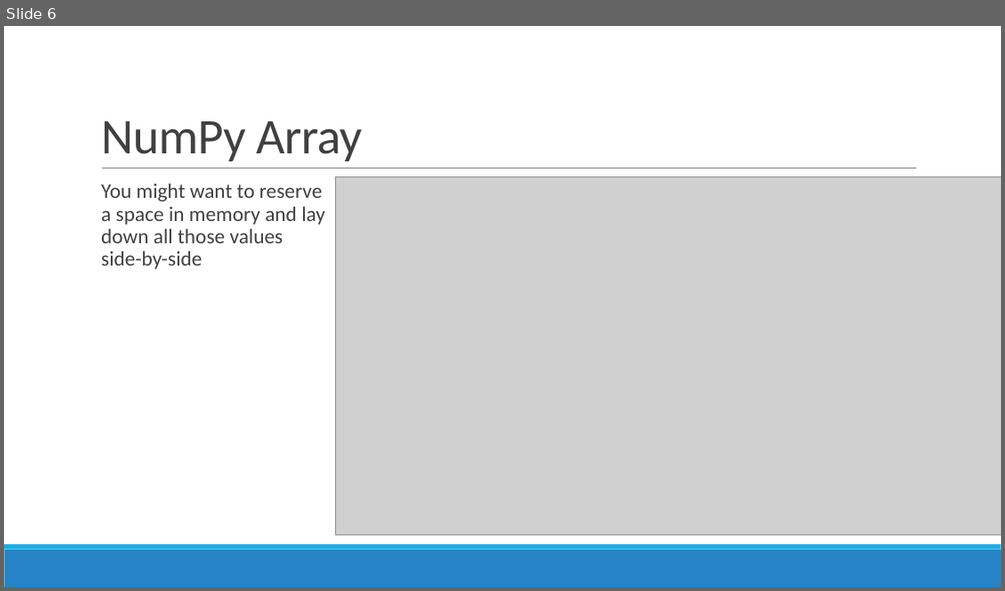
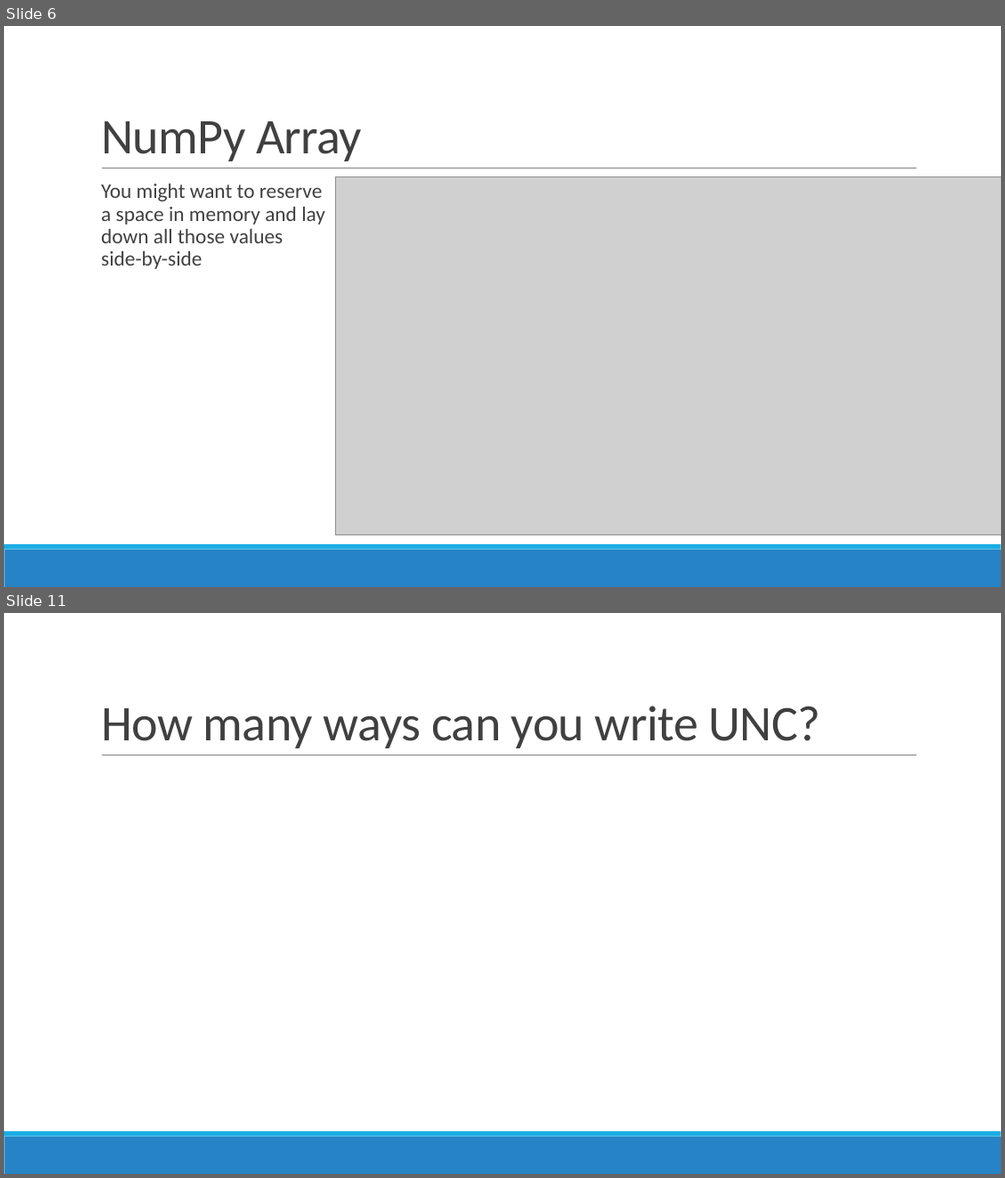
Before and after one commit to steven-king/mj583, a slide deck: class-08-numpy+pandas/numpy-pandas.pptx. Shown one above the other, each under a label of ours: slide 6 before the commit, slides 6 and 11 after it; the slides between them are not shown. The pictures are 1005x591 and 1005x1178 pixels, drawn with LibreOffice and Linux fonts; fonts in the diff are those of the drawing; grey boxes stand for pictures. Boxes give left, top, right and bottom in pixels: in the first picture for what was removed or moved away, otherwise in the second. Text is boxed around its words. In the diff, an @@ line names an element or a change of style, - is before the commit and + after.

```diff
--- a/class-08-numpy+pandas/numpy-pandas.pptx
+++ b/class-08-numpy+pandas/numpy-pandas.pptx
@@ slide 11 added at bbox=[4, 613, 1001, 1174], background #FFFFFF; not listed: 3 template elements that a slide beside it also shows @@
@@ title added at bbox=[101, 706, 820, 748], 48 pt, text #404040 @@
+How many ways can you write UNC?
```
Also in this commit, not shown: 8 other slides added, 2 other files.
